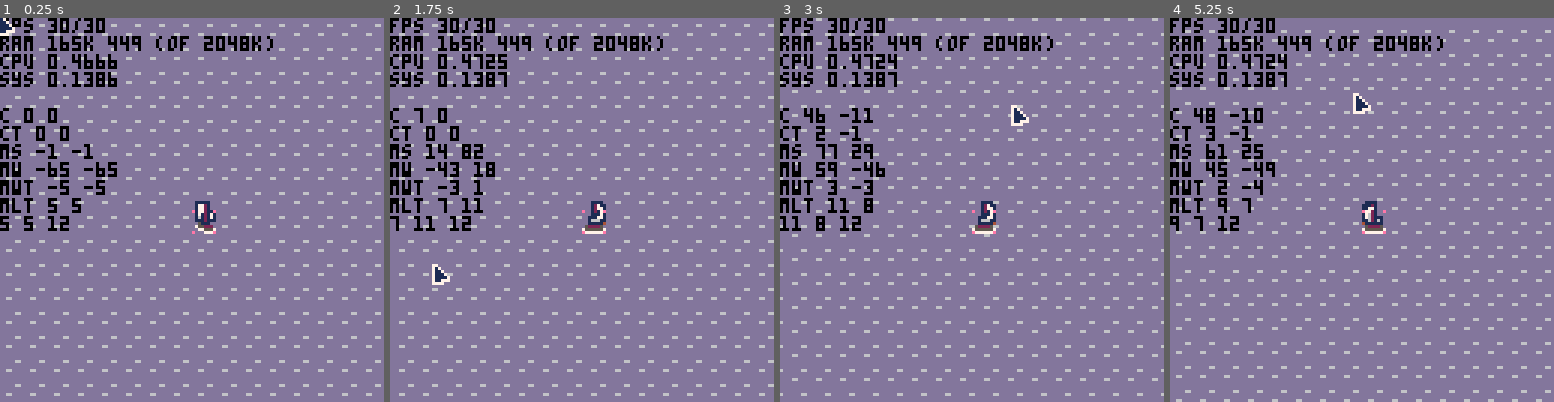
Above: before the commit, frames 1-4 (left to right).
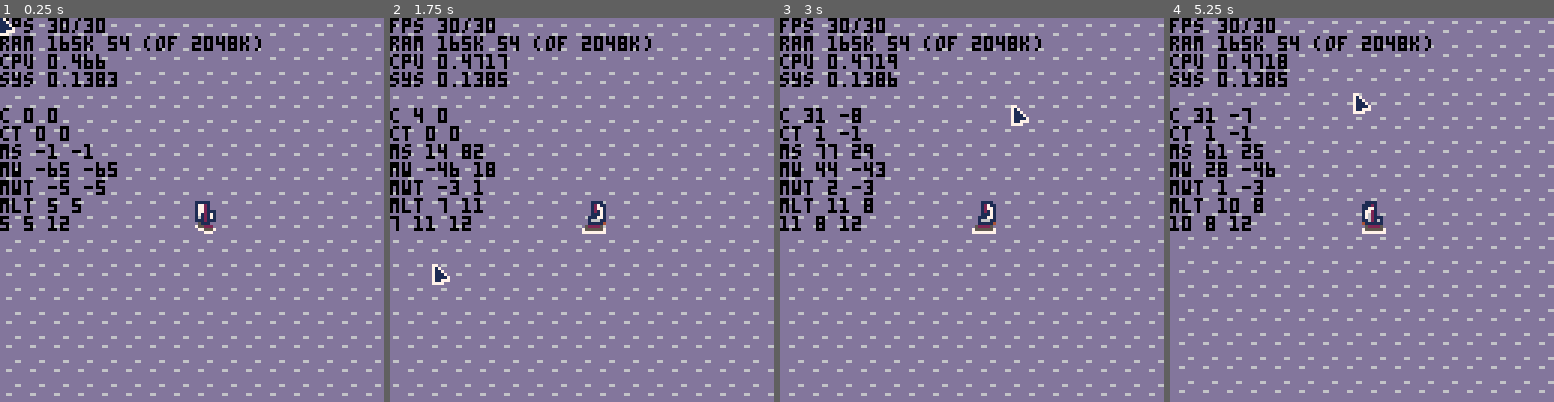
Above: after the commit, the same moments.

Repository: pvan/pico8
Game: PICO-8 cartridge caspian.p8
Same seed, same stepped clock (60 frames per second), same inputs: the game is played once before the commit and once after it.
Inputs (mouse positions are in pixels of both pictures, inside the frame that each line leads up to):
- Up to frame 1 (0.25 s): no input
- Up to frame 2 (1.75 s): tap X (X key) at 0.33, 1.07 s; click (670, 121) at 0.67 s; tap O (Z key) at 0.7, 1.7 s; click (436, 267) at 1.22 s; hold Right from 1.6 s (still down)
- Up to frame 3 (3 s): click (887, 114) at 1.77 s; tap X (X key) at 1.85, 2.97 s; release Right at 2.1 s; tap O (Z key) at 2.1, 2.5, 2.9 s; hold Up 2.15-2.42 s; click (952, 259) at 2.32 s; hold Right from 2.47 s (still down); click (1014, 106) at 2.87 s
- Up to frame 4 (5.25 s): release Right at 3.03 s; hold Left 3.08-3.58 s; tap O (Z key) every 0.4 s from 3.3 to 4.9 s; click (1465, 256) at 3.42 s; hold Down 3.63-3.97 s; click (1231, 102) at 3.97 s; hold Right 4.02-4.68 s; tap X (X key) at 4.08, 5.2 s; click (1292, 248) at 4.52 s; hold Up 4.73-5.03 s; click (1354, 94) at 5.07 s; hold Left from 5.08 s (still down)

The runs differ from the first frame. In frame 1, 0.6% of the frame differs, in the area x 28-72%, y 4-57%; in frame 2, 13%; in frame 3, 13%; in frame 4, 14%, in the area x 0-100%, y 0-100%.

Commit message:
caspian: make debug menu text and expandable

Diff:
--- a/caspian.p8
+++ b/caspian.p8
@@ -57,33 +58,31 @@
  cls() -- clear here since we use screen memory for building our tilemap
  add(gtime,{"cls(",stat(1)})
 
+
  if btn(❎) and btn(🅾️) then
   pause_menu=true
 
   playing_music=false
   music(-1)
 
-  --pm=0
-  if (btnp(⬆️)) then
-   if (pm==3) pm=0 else pm=1
+  if (btnp(⬇️)) debugsel+=1
+  if (btnp(⬆️)) debugsel-=1
+  if (debugsel<1) debugsel=debugcount
+  if (debugsel>debugcount) debugsel=1
+
+  if btnp(⬅️) or btnp(➡️) then
+   i=0
+   for k,v in pairs(debug) do
+    i+=1
+    if i==debugsel then
+     debug[k]=not v
+    end
+   end
   end
-  if (btnp(⬅️)) then
-   if (pm==4) pm=0 else pm=2
-  end
-  if (btnp(⬇️)) then
-   if (pm==1) pm=0 else pm=3
-  end
-  if (btnp(➡️)) then
-   if (pm==2) pm=0 else pm=4
-  end
+
   return --dont update the rest
  else
   pause_menu=false
-  if (pm==1) debugcpu=not debugcpu
-  if (pm==2) debugmap=not debugmap
-  if (pm==3) debugfill=not debugfill
-  if (pm==4) debugcol=not debugcol
-  pm=0
  end
 
 
@@ -165,37 +164,25 @@
 
 
 
-	 if debugmap then
+	 if debug.map then
 	  draw_map_from_mem(64,64,mapaddr)
 	  local wdtx,wdty=w2lt(player.x,player.y,player.x,player.y)
 	  pset(64+wdtx,64+wdty,7)
 	 end
 
 
-	 if pause_menu then
-	  spr(223,64-4,64-4)
-	  spr(239,64-4,64-4-10)
-	  spr(254,64-4-10,64-4)
-	  spr(255,64-4,64-4+10)
-	  spr(238,64-4+10,64-4)
-
-	  local rx,ry=64-4,64-4
-	  if (pm==1) rx=64-4 ry=64-4-10
-	  if (pm==2) rx=64-4-10 ry=64-4
-	  if (pm==3) rx=64-4 ry=64-4+10
-	  if (pm==4) rx=64-4+10 ry=64-4
-	  rect(rx-1,ry-1,rx+8,ry+8)
+
+  color(0)
+  if debug.fps then
+	  print("fps "..stat(7).."/"..stat(8))
+	  kbs=stat(0)
+	  bts=(kbs-flr(kbs))*1024
+	  print("ram "..flr(kbs).."k "..bts.." (of 2048k)")
+	  print("cpu "..stat(1))
+	  print("sys "..stat(2))
 	 end
 
-  color(0)
-  print("fps "..stat(7).."/"..stat(8))
-  kbs=stat(0)
-  bts=(kbs-flr(kbs))*1024
-  print("ram "..flr(kbs).."k "..bts.." (of 2048k)")
-  print("cpu "..stat(1))
-  print("sys "..stat(2))
-
-	 if debugcpu then
+	 if debug.cpu then
 	 	print(" ")
 	 	lastt = 0
 	 	for i=1,#gtime do
@@ -215,7 +202,7 @@
   local tx,ty=screen_to_tlocal(msx,msy,cam.x,cam.y)
   local t=mapget(tx,ty)
 
-	 if debugmouse and not debugcpu then
+	 if debug.mouse and not debug.cpu then
 	  print(" ")
 	  print("c "..cam.x.." "..cam.y)
 	  print("ct "..cam.tx.." "..cam.ty)
@@ -228,12 +215,12 @@
 	  spr(207,msx,msy)
 
 	  --minimap mouse dot
-	  if debugmap then
+	  if debug.map then
 	   pset(64+mltx,64+mlty,0)
 	  end
 	 end
 
-	 if debugpts then
+	 if debug.pts then
 	  render_curve_pts(curves,cam)
 	 end
  end
@@ -242,19 +229,65 @@
   //true if menu open
  end
 
-end
-
-gptx=0
-gpty=0
-gsteps={}
-rolmsg={}
-
-debugfill=true
-debugmap=false
-debugcpu=false
-debugcol=true
-debugmouse=true
-debugpts=false
+
+
+ if pause_menu then
+  lin=0
+  i=0
+  local pmx,pmy=40,30
+  rectfill(pmx-8,pmy+3,pmx+40,
+           pmy+debugcount*6+6,6)
+  for k,op in pairs(debug) do
+   i+=1
+   c=0
+   if (debugsel==i) then
+    c=14
+    spr(222,pmx-9,pmy+i*6-1)
+   end
+   local str=k
+   if op then
+    str=str.."❎"
+   else
+    --str=str.."🅾️"
+   end
+   print(str,pmx,pmy+i*6,c)
+  end
+ end
+
+
+
+end
+
+
+--doing it like this to
+--make accessing easier
+--e.g. if debug.fill then
+--could also do like...
+--if debug[dbi["fill"]] then
+--or is this best??:
+--if debug("fill") then
+debug={}
+debug.fill=true
+debug.map=false
+debug.cpu=false
+debug.col=true
+debug.mouse=true
+debug.pts=false
+debug.fps=true
+debug.speed=false
+debug.freeze=false
+debug.hotspots=false
+
+--actual best way to count
+--table without int indices
+debugcount=0
+for k,v in pairs(debug) do
+ debugcount+=1
+end
+
+debugsel=1
+
+
 -->8
 --overworld
 
@@ -648,7 +681,7 @@
 
 function fill_map()
 
- if debugfill then
+ if debug.fill then
 
   local wdtx,wdty=w2lt(player.x,player.y,player.x,player.y)
   flood_fill(wdtx,wdty,tile_nil,tile_water)
@@ -818,7 +851,7 @@
   ystep = 0
 
   speed = 1
-  if (btn(🅾️)) then speed=4 end
+  if (debug.speed) speed=4
   skip_diag_every = 10
 
   angle = p.d / 8 --pico trig is percent of circle (0-1 is 0-360)
@@ -840,7 +873,7 @@
   -- collisiton detection here
   local allowx=true
   local allowy=true
-  if debugcol then
+  if debug.col then
    local hotspotsx={0,7}
    local hotspotsy={0,7}
    for j=1,#hotspotsy do
@@ -870,7 +903,7 @@
  	 end
 	 end
 
-  if not btn(❎) then
+  if not debug.freeze then
    if allowx then p.x += xstep end
    if allowy then p.y += ystep end
   end
@@ -898,7 +931,7 @@
  --spr(sail+p.d,p.x-cam.x,p.y-3-cam.y)
  spr(sail+p.d,64,64-3)
 
-
+ if debug.hotspots then
   hotspotsx={0,7}
   hotspotsy={0,7}
   for j=1,#hotspotsy do
@@ -908,6 +941,7 @@
     pset(64+hx,64+hy,14)
    end
   end
+ end
 
 end
 -->8
@@ -1886,7 +1920,7 @@
 00eaeb00c7c7c7c7c700e7f8f9f9f800000000000000000000000080818283808b8e8e8e8182838081828300000000020202020202020202020202020202020202020202020202020202020202020202020202020202020202020202020202020202020202020202020101020000000000000000000000000000000000000000
 00fafb00000000000000e7e7e7e7e7000000000000000000000000909192a6a78b9293909192939091929300000000020202020202020202020202020202020202020202020202020202020202020202020202020202020202020202020202020202020202020202020102020000000000000000000000000000000000000000
 000000000000000000000000000000000000000000000000000000a0a1a2a3a08ea2a3a0a1a2a3a0a1a2a300000002020202020202020202020202020202020202020202020202020202020202020202020202020202020202020202020202020101010101010101010102020000000000000000000000000000000000000000
-000000000000000000000000000000000000000000000000000000b0b1b2b3b0b1b2b3b0b1b2b3b0b1b2b300000002020202020202020202020202020202020202020202020202020202020202020202020202020202020202020202020201010102020202020202020202020000000000000000000000000000000000000000
+000000000000000000000000000000000000000000000000000000b0b1b2b3b0f1b2b3b0b1b2b3b0b1b2b300000002020202020202020202020202020202020202020202020202020202020202020202020202020202020202020202020201010102020202020202020202020000000000000000000000000000000000000000
 0000000000000000000000000000000000000000000000000000000000000000000000000000000000000000000002020202020202020202020202020202020202020202020202020202020202020202020202020202020202020202020201020202020202020202020202020000000000000000000000000000000000000000
 0000000000000000000000000000000000000000000000000000000000000000000000000000000000000000000002020202020202020202020202020202020202020202020202020202020202020202020202020202020202020202020101020202020202020202020202020000000000000000000000000000000000000000
 0000000000000000000000000000000000000000000000000000000000020202020202020202020202020202020202020202020202020202020202020202020202020202020202020202020202020202020202020202020202020202020101020202020202020202020202020000000000000000000000000000000000000000
